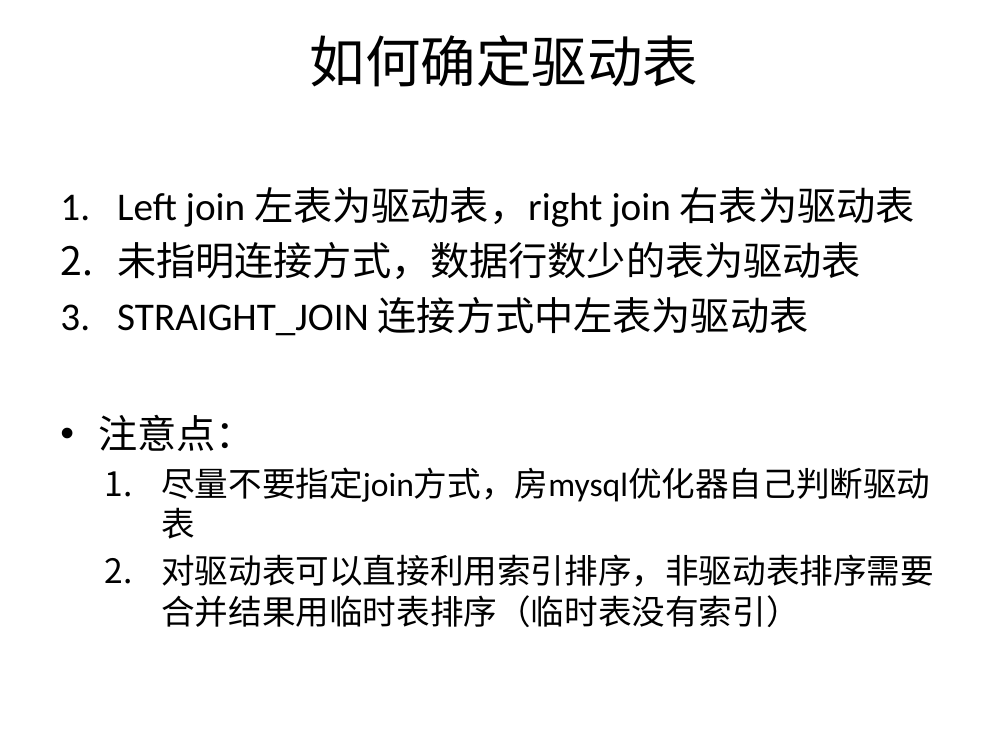
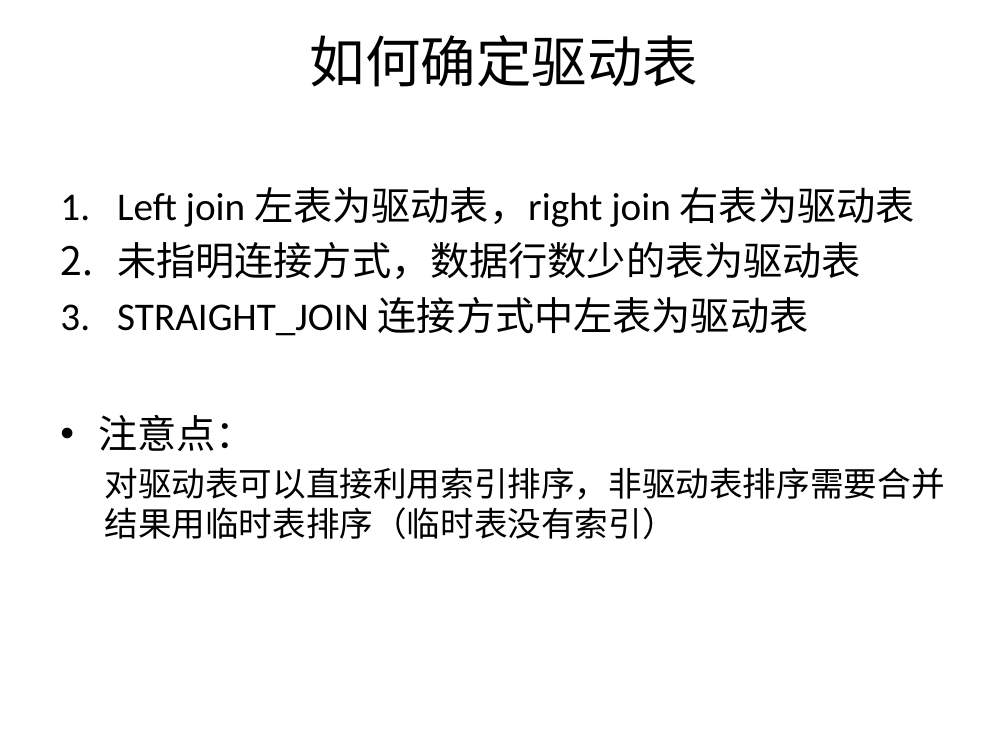
Before and after one commit to liuendy/practice, a slide deck: slide 4 of mysql/mysql分享-连接查询和子查询.pptx. Drawn at 1008x756 pixels with LibreOffice and Linux fonts; fonts in the diff are those of the drawing. Boxes give left, top, right and bottom in pixels: in the first picture for what was removed or moved away, otherwise in the second. Text is boxed around its words. In the diff, an @@ line names an element or a change of style, - is before the commit and + after.

```diff
--- a/mysql/mysql分享-连接查询和子查询.pptx
+++ b/mysql/mysql分享-连接查询和子查询.pptx
@@ text at box(105, 467, 945, 539): bullet 1. to none @@
@@ text at box(161, 467, 930, 502): paragraph removed @@
-  1. 尽量不要指定join方式，房mysql优化器自己判断驱动表
```
Also in this commit, not shown: 2 other slides changed, 1 slide added, 1 other file.
